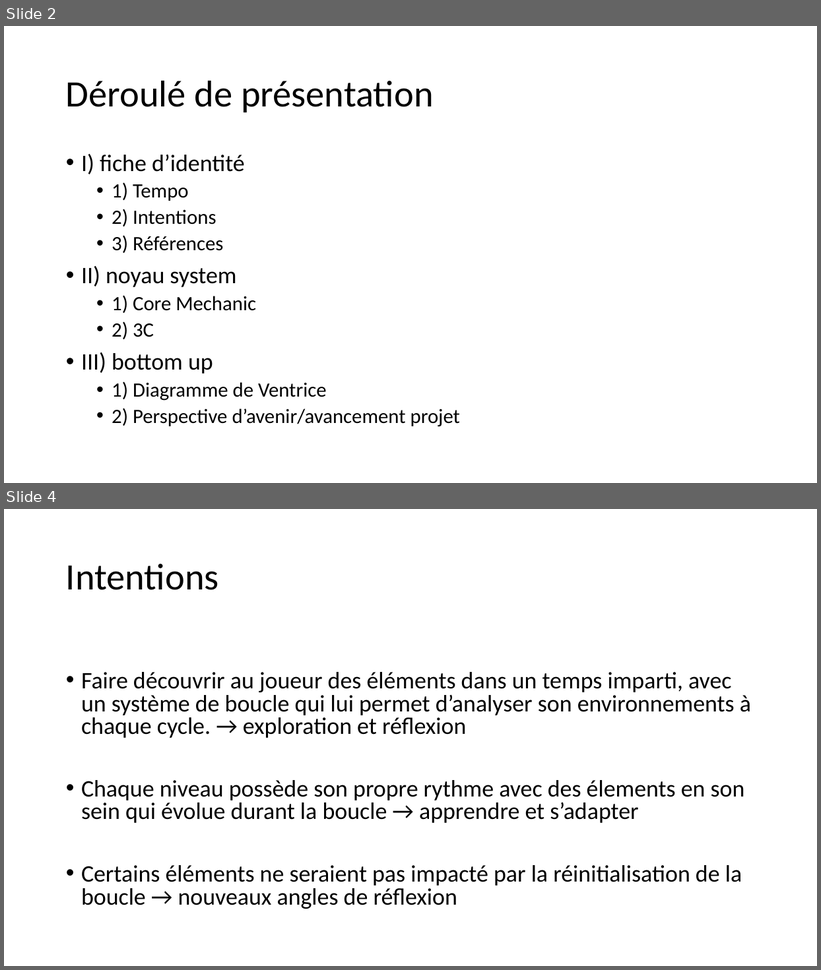
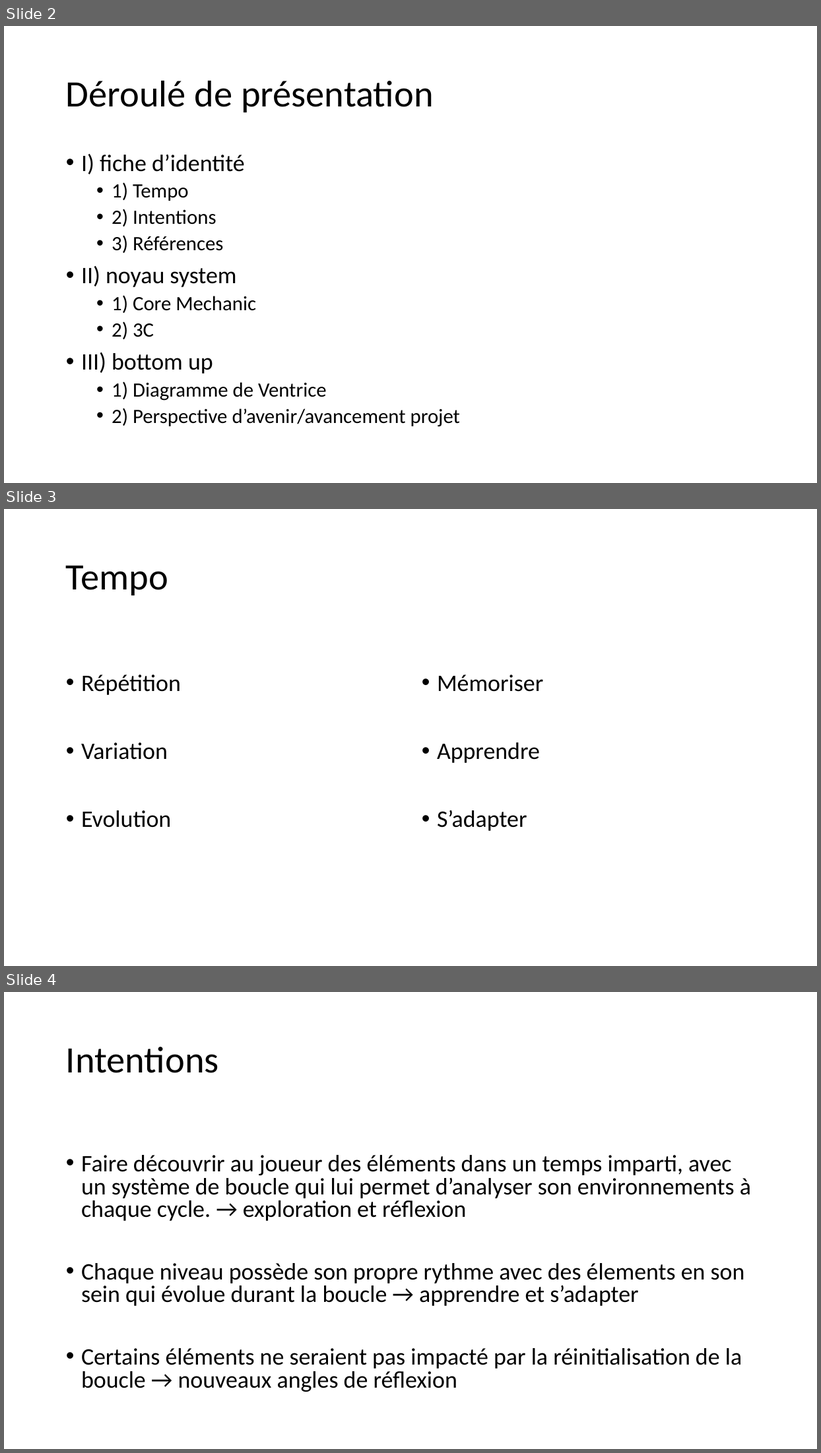
Before and after one commit to Quentingautier2B/Phainiks, a slide deck: Documents/Oiseau qui fait brrrr.pptx. Shown one above the other, each under a label of ours: slides 2 and 4 before the commit, slides 2, 3 and 4 after it; the slides between them are not shown. The pictures are 821x970 and 821x1453 pixels, drawn with LibreOffice and Linux fonts; fonts in the diff are those of the drawing. Boxes give left, top, right and bottom in pixels: in the first picture for what was removed or moved away, otherwise in the second. Text is boxed around its words. In the diff, an @@ line names an element or a change of style, - is before the commit and + after.

```diff
--- a/Documents/Oiseau qui fait brrrr.pptx
+++ b/Documents/Oiseau qui fait brrrr.pptx
@@ slide 3 added at [4, 509, 817, 966], background #FFFFFF @@
@@ title added at [66, 565, 168, 595], 44 pt, text #000000 @@
+Tempo
@@ text added at [81, 675, 181, 828], 28 pt, text #000000 @@
+• Répétition
+• Variation
+• Evolution
@@ text added at [437, 675, 543, 831], 28 pt, text #000000 @@
+• Mémoriser
+• Apprendre
+• S’adapter
```
Also in this commit, not shown: 1 slide changed, 1 other slide added, 1 slide removed, 2 other files.
